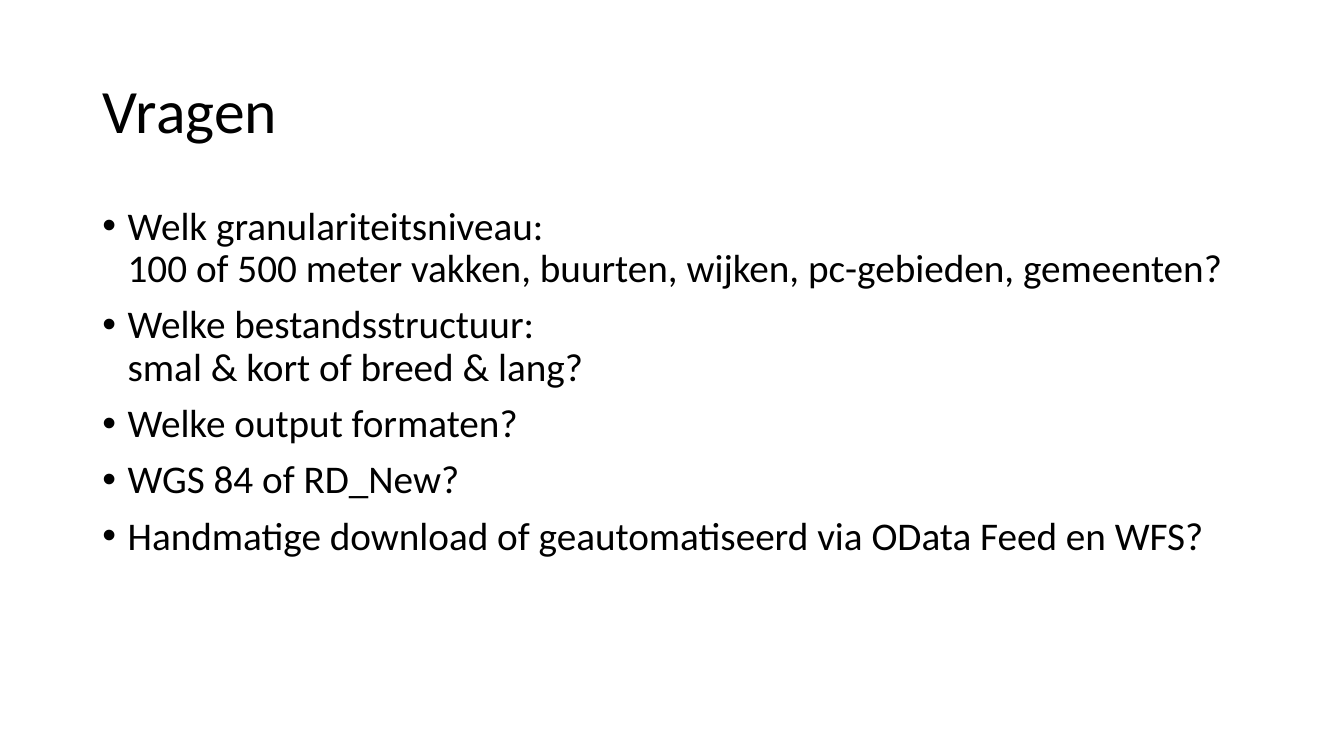
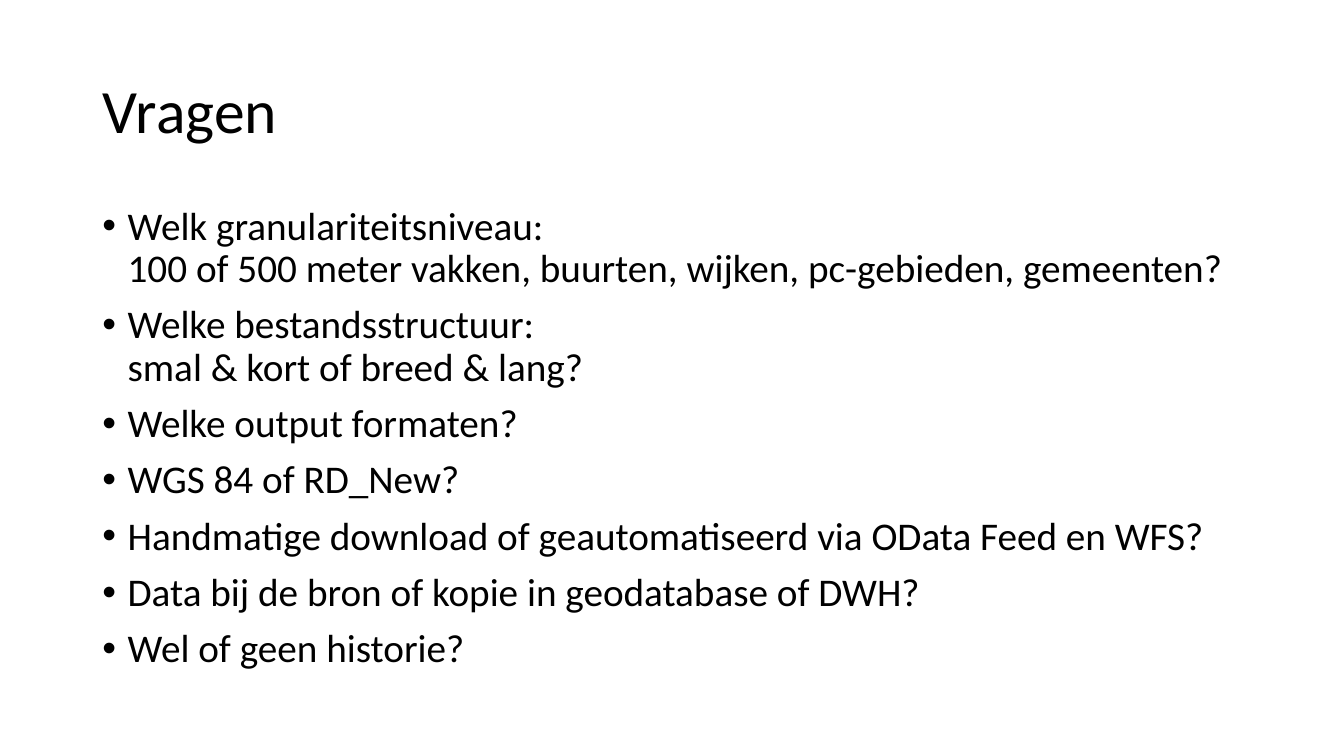
Before and after one commit to ProvZH/ddd_sneak_preview, a slide deck: slide 8 of PPT/CBS.pptx. Drawn at 1344x756 pixels with LibreOffice and Linux fonts; fonts in the diff are those of the drawing. Boxes give left, top, right and bottom in pixels: in the first picture for what was removed or moved away, otherwise in the second. Text is boxed around its words. In the diff, an @@ line names an element or a change of style, - is before the commit and + after.

Commit message:
Powerpoint presentatie CBS aangepast

```diff
--- a/PPT/CBS.pptx
+++ b/PPT/CBS.pptx
@@ text at (128, 578, 919, 669): paragraphs added @@
+• Data bij de bron of kopie in geodatabase of DWH?
+• Wel of geen historie?
```
Also in this commit, not shown: 1 other file.
